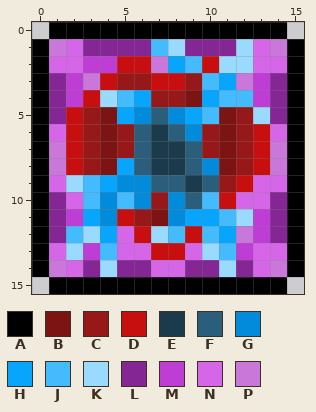
One commit to this pixel-art sprite: Buffs/TrueSupportDebuff.png. The picture above was drawn from the file before the commit.
The file is 32x32 pixels, drawn in blocks of 2x2; one block is one cell here.
Palette (. is transparent): A #000000  B #7c1414  C #961818  D #c70f0f  E #1b3b4c  F #2b5e7a  G #028bda  H #08a5fd  J #44bbfd  K #9adafe  L #842794  M #be3dd4  N #d466e7  P #c977d8
Pixels before, first column x 0:
 0 .AAAAAAAAAAAAAA.
 1 APNLLLLJKLLLKNPA
 2 ANNMMDDPHJDKKNNA
 3 ALMPDCCDDCJHPMLA
 4 ALMDKJHCCBHJJMLA
 5 ALDCBHGFGHJBCKLA
 6 ANDCBCFEFGCBCDNA
 7 APDCBCFEEFCBCDPA
 8 APDCBHFEEFGBCDPA
 9 ANKJHGGFFEFCDNNA
10 ALNJGJGCGFJDNNLA
11 ALMHGDCBGHHJKMLA
12 ALJKHNDKJDJHPMLA
13 ANKMJNNDDNKJMNNA
14 APNLKLLNNLLKLNPA
15 .AAAAAAAAAAAAAA.
Once edited:
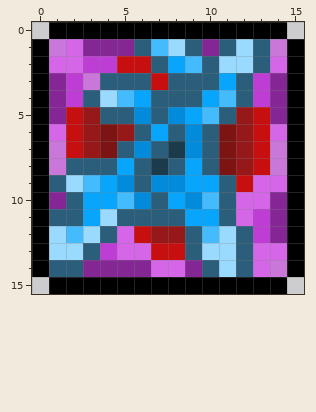
The commit says: Scaling of Support Knives Small nerf to Excalibur Knives
Edits made:
y 1: x 6 L -> F; x 9 L -> F; x 11 L -> F; x 13 N -> F
y 2: x 7 P -> F; x 10 D -> F; x 13 N -> F
y 3: x 4..6 DCC -> FFF; x 8..10 DCJ -> FFF; x 12 P -> F
y 4: x 3 D -> F; x 7..9 CCB -> FFF; x 12 J -> F
y 5: x 4..5 BH -> FF; x 11 B -> F; x 13 K -> D
y 6: x 7 E -> H; x 10 C -> F
y 7: x 5..7 CFE -> FGF; x 9..10 FC -> GF
y 8: x 2..4 DCB -> FFF; x 8..10 EFG -> FHF
y 9: x 1 N -> F; x 6..11 GFFEFC -> FGGHHF
y 10: x 2..4 NJG -> FHH; x 7..9 CGF -> FHG; x 11 D -> F
y 11: x 1..2 LM -> FF; x 4..8 GDCBG -> KFFFF; x 11..12 JK -> FN
y 12: x 1 L -> K; x 4 H -> F; x 7..9 KJD -> CCF; x 11..12 HP -> KF
y 13: x 1 N -> K; x 3..4 MJ -> FM; x 9 N -> F; x 11..12 JM -> KF
y 14: x 1..2 PN -> FF; x 4 K -> L; x 10 L -> F; x 12 L -> F
Boxes around the changes in both pictures, in picture pixels (x1, y1, x2, y2):
changed: (49, 39, 270, 277)
